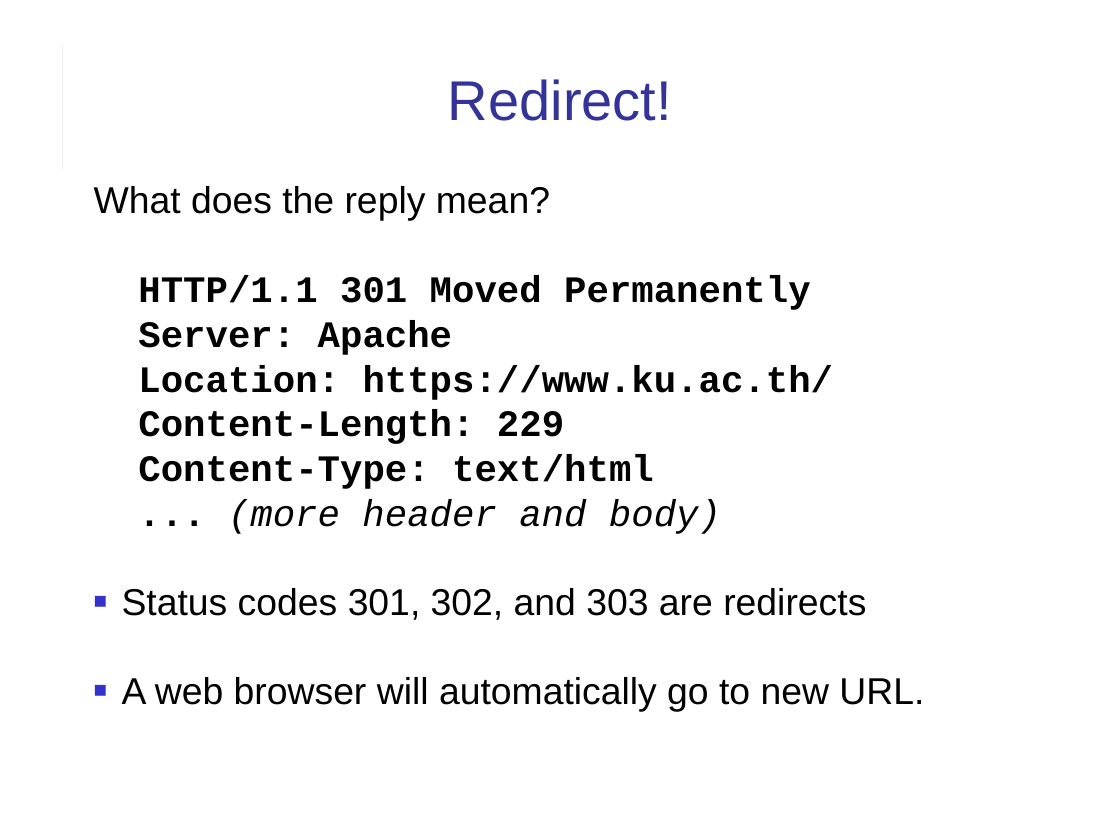
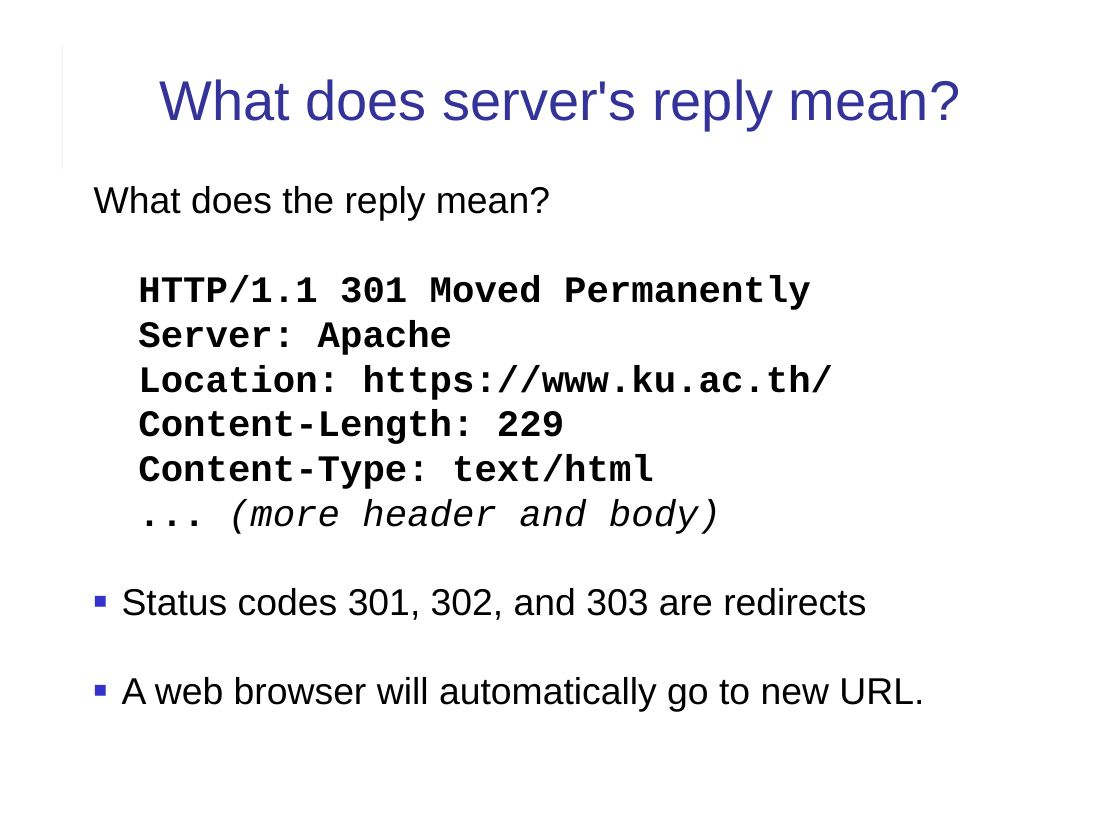
Before and after one commit to cpske/ISP, a slide deck: slide 11 of web/HTTP-in-Action.ppt. Drawn at 1120x840 pixels with LibreOffice and Linux fonts; fonts in the diff are those of the drawing. Boxes give left, top, right and bottom in pixels: in the first picture for what was removed or moved away, otherwise in the second. Text is boxed around its words. In the diff, an @@ line names an element or a change of style, - is before the commit and + after.

Commit message:
fix typos in slides

```diff
--- a/web/HTTP-in-Action.ppt
+++ b/web/HTTP-in-Action.ppt
@@ title at <box>159,79,960,130</box>: text changed @@
-Redirect!
+What does server's reply mean?
```
Also in this commit, not shown: 11 other slides changed, 1 other file.
